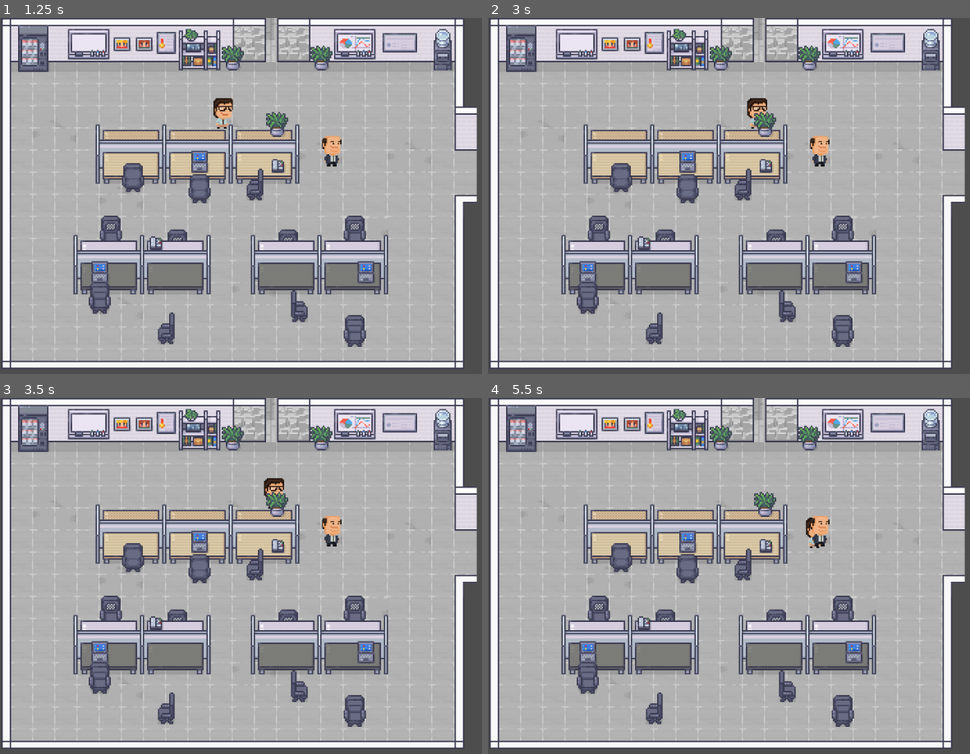
Above: before the commit, frames 1-4 (two rows, left to right).
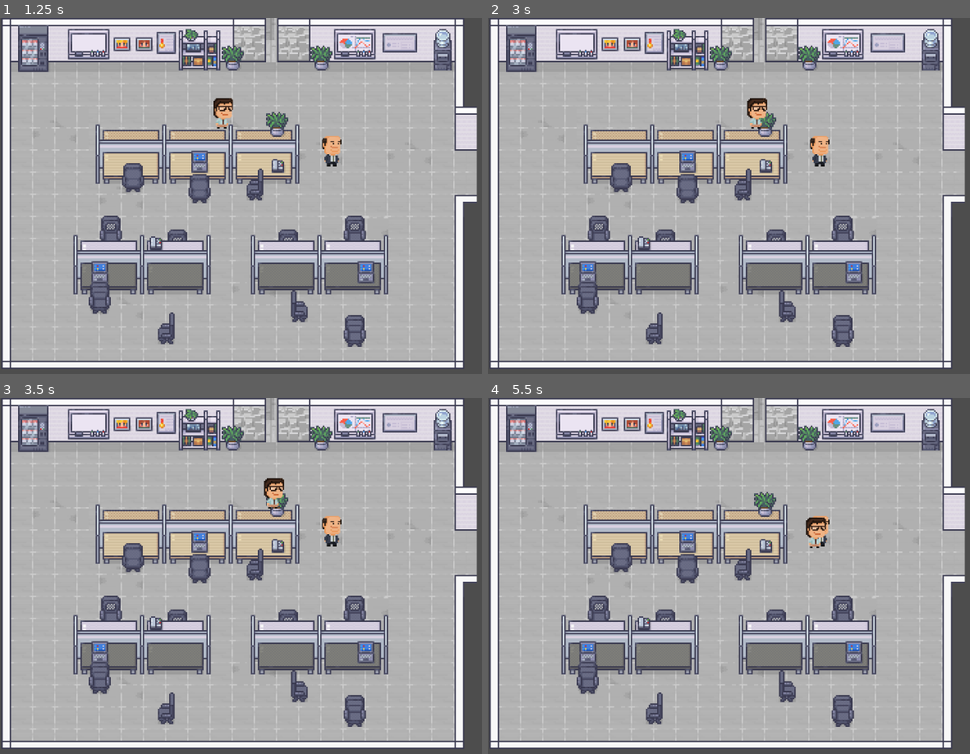
Above: after the commit, the same moments.

Repository: Medill-East/2025_gamejam_gmtk
Game: Godot game, scene res://loop/loop-main-1217PM.tscn
The game is run twice, just before and just after one commit, with the same random seed, the same clock (stepped at 60 frames per second) and the same inputs. This scene is started directly instead of the project's main scene.
Inputs (mouse positions are in pixels of both pictures, inside the frame that each line leads up to):
- Up to frame 1 (1.25 s): move the mouse to (472, 185) at 0.52 s; press the mouse at (472, 185) at 0.53 s; hold Right (move_right) from 0.53 s (still down)
- Up to frame 2 (3 s): move the mouse to (685, 220) at 1.27 s; release Right (move_right) at 1.28 s; release the mouse at (685, 220) at 1.28 s; hold Down (move_down) 1.28-2.03 s; click (685, 220) at 1.35 s; move the mouse to (883, 121) at 2.02 s; press the mouse at (883, 121) at 2.03 s; hold Right (move_right) 2.03-2.78 s; move the mouse to (782, 274) at 2.77 s; release the mouse at (782, 274) at 2.78 s; hold Up (move_up) from 2.78 s (still down); click (782, 274) at 2.85 s
- Up to frame 3 (3.5 s): keep holding Up (move_up)
- Up to frame 4 (5.5 s): move the mouse to (outside the picture) at 3.52 s; release Up (move_up) at 3.53 s; press the mouse at (outside the picture) at 3.53 s; hold Left (move_left) 3.53-5.03 s; move the mouse to (618, 526) at 4.27 s; release the mouse at (618, 526) at 4.28 s; click (618, 526) at 4.35 s; move the mouse to (849, 583) at 5.02 s; press the mouse at (849, 583) at 5.03 s; hold Down (move_down) from 5.03 s (still down)

Frame 1 is identical in both runs. In frame 2, less than 0.1% of the frame differs, in the area x 55-58%, y 26-32%; in frame 3, 0.1%; in frame 4, 0.2%, in the area x 66-71%, y 33-42%.

Commit message:
add dialogue pictures

Diff:
--- a/20250706-dodge2d/loop/loop-main-1217PM.tscn
+++ b/20250706-dodge2d/loop/loop-main-1217PM.tscn
@@ -1,8 +1,14 @@
-[gd_scene load_steps=4 format=4 uid="uid://cwgddj4xigwm5"]
+[gd_scene load_steps=6 format=4 uid="uid://cwgddj4xigwm5"]
 
 [ext_resource type="TileSet" uid="uid://d2m8ksahygnpc" path="res://loop/Tileset_Roombuild.tres" id="1_22a7a"]
 [ext_resource type="Texture2D" uid="uid://b8qch1ul23043" path="res://art/Loop/Characters.png" id="3_vgdvs"]
 [ext_resource type="PackedScene" uid="uid://xcpshaqmq2ds" path="res://loop/loop-player.tscn" id="4_yt6ow"]
+
+[sub_resource type="RectangleShape2D" id="RectangleShape2D_22a7a"]
+size = Vector2(31.5, 146.5)
+
+[sub_resource type="RectangleShape2D" id="RectangleShape2D_yqg21"]
+size = Vector2(107, 26)
 
 [node name="Loop-main2" type="Node2D"]
 
@@ -32,8 +38,19 @@
 tile_map_data = PackedByteArray("AAALAA0AAAACABEAAAALAA4AAAACABIAAAALAA8AAAACABMAAAAMAA0AAAADABEAAAAMAA4AAAADABIAAAAMAA …(704 unchanged characters)…
 tile_set = ExtResource("1_22a7a")
 
-[node name="Loop-player" parent="Static" instance=ExtResource("4_yt6ow")]
-position = Vector2(207, 106)
+[node name="wall-patch1" type="StaticBody2D" parent="Static"]
+collision_layer = 16
+collision_mask = 2
+
+[node name="CollisionShape2D" type="CollisionShape2D" parent="Static/wall-patch1"]
+position = Vector2(672.25, 197.75)
+shape = SubResource("RectangleShape2D_22a7a")
+
+[node name="wall-patch2" type="StaticBody2D" parent="Static"]
+
+[node name="CollisionShape2D" type="CollisionShape2D" parent="Static/wall-patch2"]
+position = Vector2(391.5, 50)
+shape = SubResource("RectangleShape2D_yqg21")
 
 [node name="Day1" type="Node2D" parent="."]
 
@@ -47,3 +64,6 @@
 texture = ExtResource("3_vgdvs")
 region_enabled = true
 region_rect = Rect2(480, 24, 79.9094, 128)
+
+[node name="Loop-player" parent="." instance=ExtResource("4_yt6ow")]
+position = Vector2(207, 106)
Binary file added: 20250706-dodge2d/UI/Dialogue_bonus.png
Not shown, added: 20250706-dodge2d/UI/Dialogue_bonus.png.import
Binary file added: 20250706-dodge2d/UI/Dialogue_bonus_pixel.png
Not shown, added: 20250706-dodge2d/UI/Dialogue_bonus_pixel.png.import
Binary file added: 20250706-dodge2d/UI/Dialogue_player_boss.png
Not shown, added: 20250706-dodge2d/UI/Dialogue_player_boss.png.import
Binary file added: 20250706-dodge2d/UI/Dialogue_player_select.png
Not shown, added: 20250706-dodge2d/UI/Dialogue_player_select.png.import
